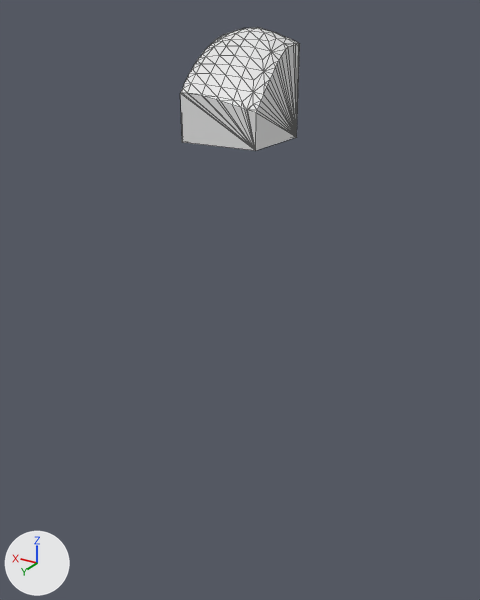
The glTF model assets/terrain/surface_pieces/surf_26_8.glb: old version first, new version second.
Rendered twice from a 50 mm lens placed at (1.7, 102.2, -18.1), pointed at (23.1, 66.6, -35.9). Lighting does not change. The marker at lower left points along +X, +Y and +Z. The picture after the commit comes second. Mesh edges are drawn as thin lines. Where no turn or scale is listed for an object, it has been applied to the vertices.

Names of what the first picture shows: 'geometry_0'.
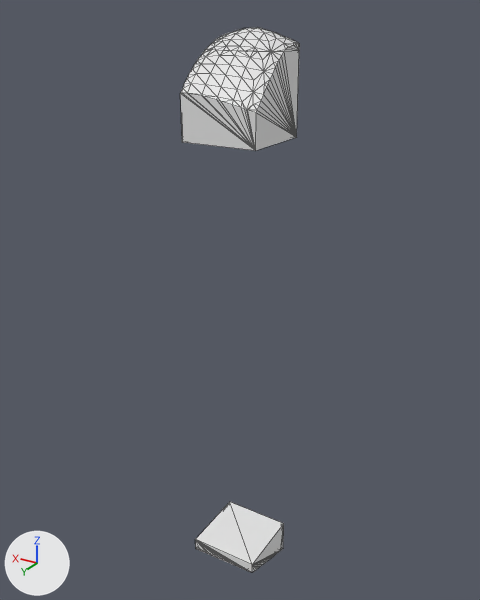
Changed parts and their boxes (x1, y1, x2, y2) in the pictures (480 x 600 px):
'layer_8', added: after (195, 502, 284, 572)
'layer_0', unchanged, uncovered by the edit: after (206, 27, 300, 52)

Patch to the scene script:
```diff
--- a/assets/terrain/surface_pieces/surf_26_8.glb.py
+++ b/assets/terrain/surface_pieces/surf_26_8.glb.py
@@ me_layer_8 @@
+me_layer_8.from_pydata(...)  # 94 vertices, 184 faces; spans x 20.0..25.0, y 65.0..70.0, z -57.99..-55.0
@@ ob_layer_8 @@
+ob_layer_8 = bpy.data.objects.new('layer_8', me_layer_8)
+ob_layer_8.location = (0.0, 0.0, 0.0)
```
